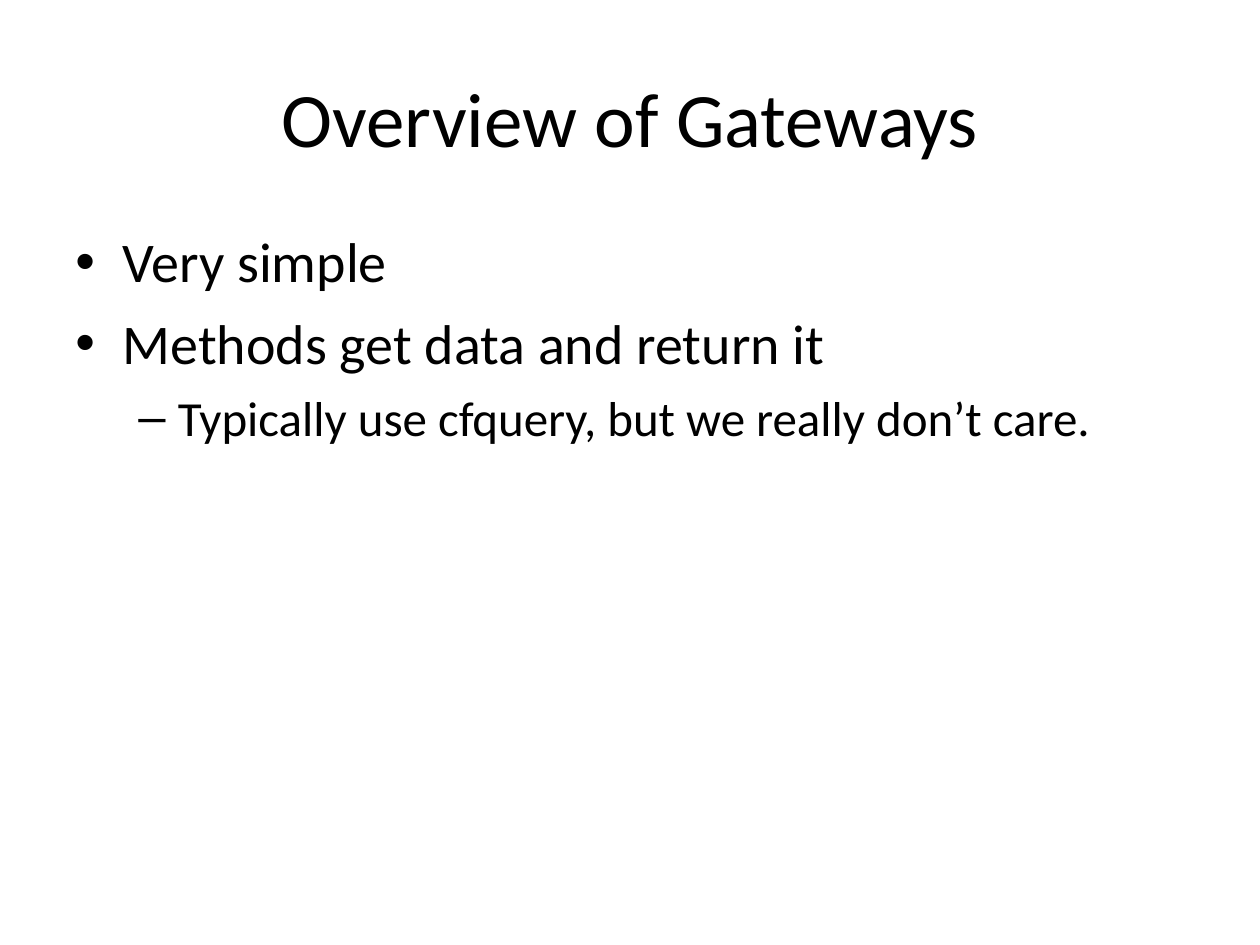
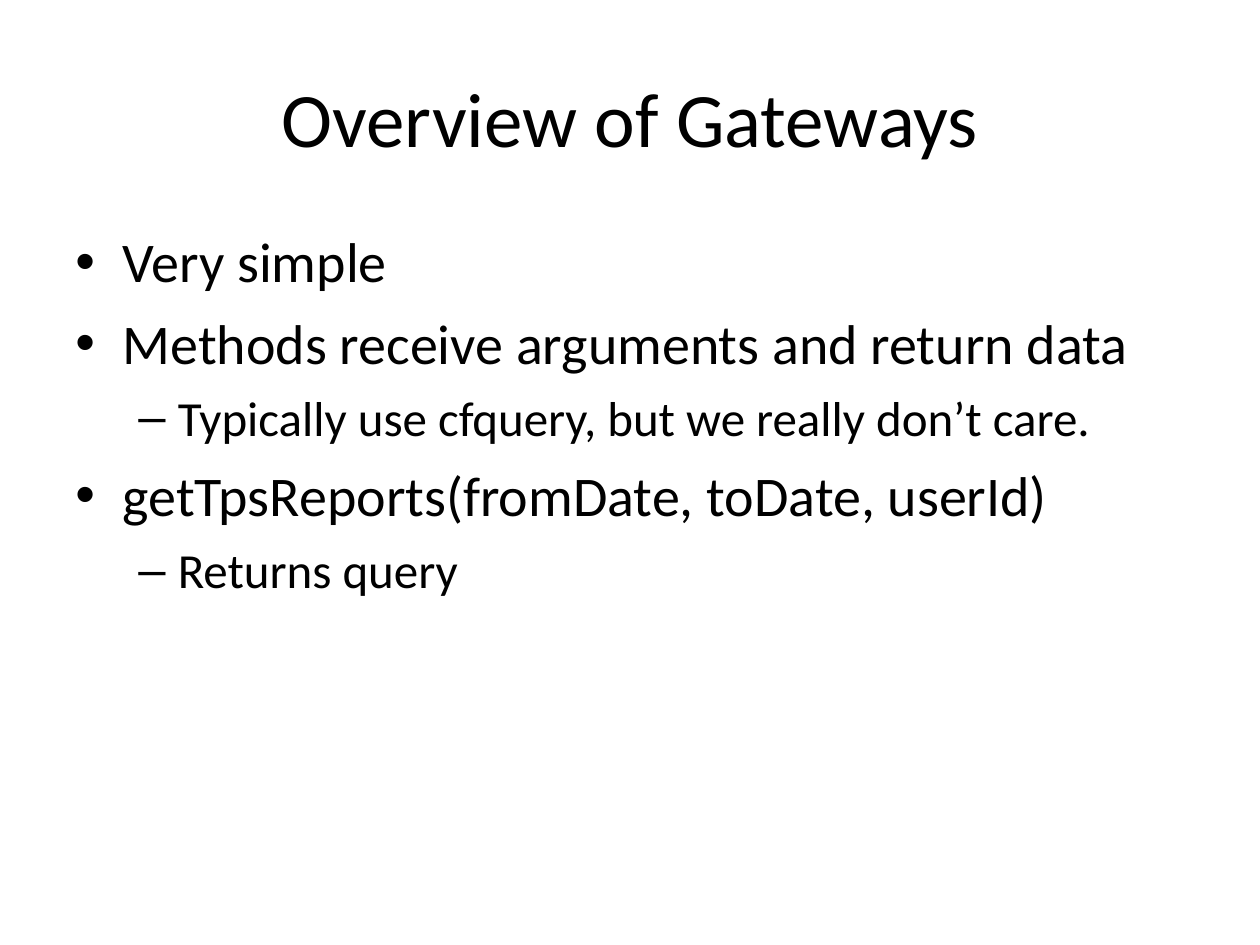
Before and after one commit to dhughes/OldPresentations, a slide deck: slide 9 of Trunk/Model-Glue 3 Day For Teratech/documents/Data Access Design Patterns.ppt (slide 8 before the commit). Drawn at 1260x945 pixels with LibreOffice and Linux fonts; fonts in the diff are those of the drawing; background and template pictures are left out. Boxes give left, top, right and bottom in pixels: in the first picture for what was removed or moved away, otherwise in the second. Text is boxed around its words. In the diff, an @@ line names an element or a change of style, - is before the commit and + after.

```diff
--- a/Trunk/Model-Glue 3 Day For Teratech/documents/Data Access Design Patterns.ppt
+++ b/Trunk/Model-Glue 3 Day For Teratech/documents/Data Access Design Patterns.ppt
@@ text at <box>123,325,1128,374</box>: text changed @@
-• Methods get data and return it
+• Methods receive arguments and return data
@@ text at <box>123,475,1047,596</box>: paragraphs added @@
+• getTpsReports(fromDate, toDate, userId)
+  – Returns query
```
Also in this commit, not shown: 1 other slide changed, 3 slides added, 5 other files.
